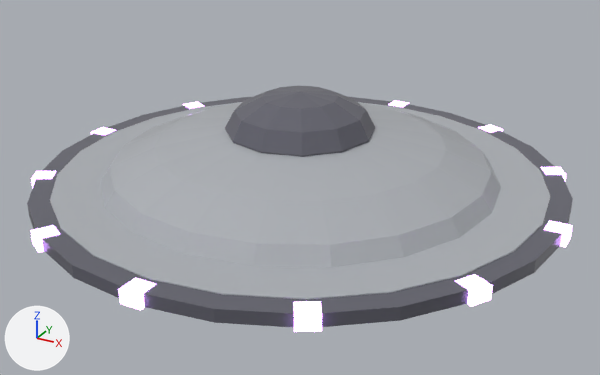
The glTF model assets/models/ufo_raider.glb, before and after one commit.
One viewpoint serves both versions: a 50 mm camera at (11.05, -20.11, 9.76) aimed at (0.2, -0.36, -0.11). Lighting does not change. The marker at lower left points along +X, +Y and +Z. The picture after the commit comes second. Vertices at exactly the same position are counted once.

Names of what the first picture shows: 'Ufo_raider'.
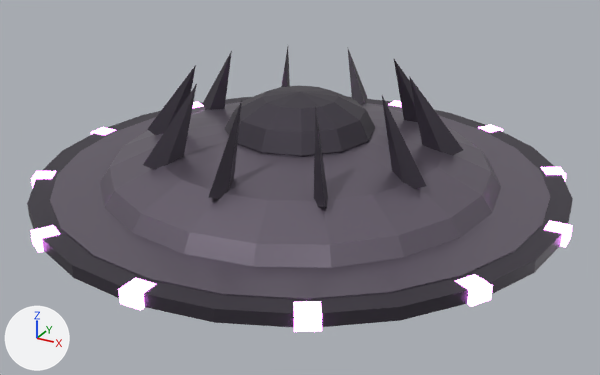
Where the change shows, as pixel boxes [x1, y1, x2, y2] in the pictures (600 x 375 px):
```json
{"object": "Ufo_raider", "change": "recoloured, surface changed, reshaped", "before": [27, 86, 573, 332], "after": [27, 47, 573, 332], "on screen": "darker, 16% taller"}
{"part": 1, "of": "me_ufo_raider", "change": "added", "after": [143, 47, 463, 207]}
```

The change, as JSON lines over the scene's bpy script:
```json
{"op": "set", "path": "mat_ufohull.base_color", "old": "(0.42, 0.44, 0.47)", "new": "(0.2, 0.17, 0.22)", "note": "grey #adb1b6 -> grey #7c7381"}
{"op": "set", "path": "mat_ufohull.metallic", "old": "0.0", "new": "0.7"}
{"op": "set", "path": "mat_ufodark.base_color", "old": "(0.12, 0.12, 0.15)", "new": "(0.07, 0.06, 0.08)", "note": "dark grey #61616c -> dark grey #4b4550"}
{"op": "set", "path": "mat_ufodark.metallic", "old": "0.0", "new": "0.6"}
{"op": "set", "path": "mat_ufoglow.emission_color", "old": "(0.6, 0.3, 1.0)", "new": "(0.85, 0.25, 1.0)", "note": "purple #cb95ff -> purple #ed89ff"}
{"block": "me_ufo_raider", "where": "# used by ob_ufo_raider; location = (0.0, 0.0, 0.0)"}
{"op": "remove", "block": "me_ufo_raider", "code": "me_ufo_raider.from_pydata(...)  # 464 vertices, 856 faces; spans x -7.9..7.9, y -7.9..7.9, z -1.7..2.7"}
{"op": "add", "block": "me_ufo_raider", "code": "me_ufo_raider.from_pydata(...)  # 514 vertices, 916 faces; spans x -7.9..7.9, y -7.9..7.9, z -1.7..3.3"}
{"block": "me_ufo_raider", "change": "me_ufo_raider part 1"}
{"block": "me_ufo_raider", "change": "50 vertices are added at x -4.5..4.5, y -4.7..4.7, z 0.8..3.3"}
{"block": "me_ufo_raider", "change": "60 new faces join them, mat_ufodark (dark grey #4b4550)"}
```
